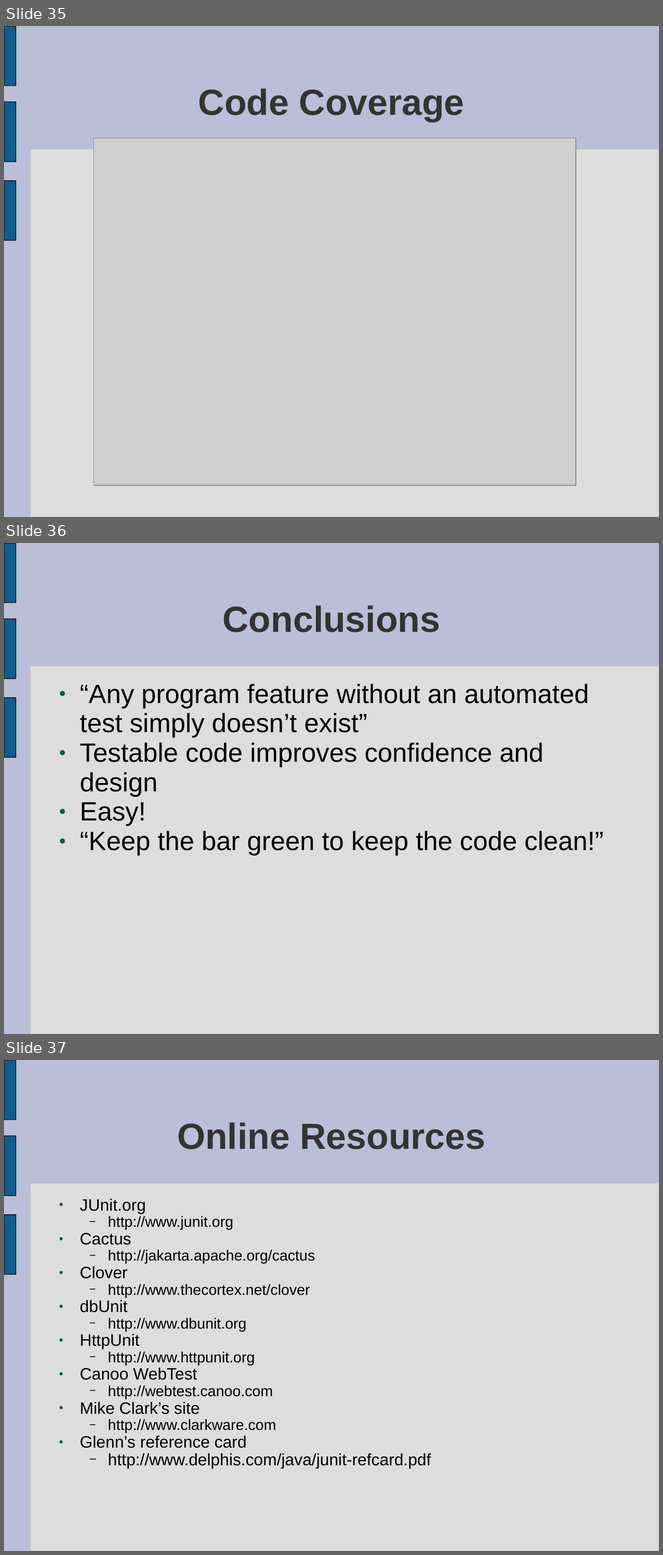
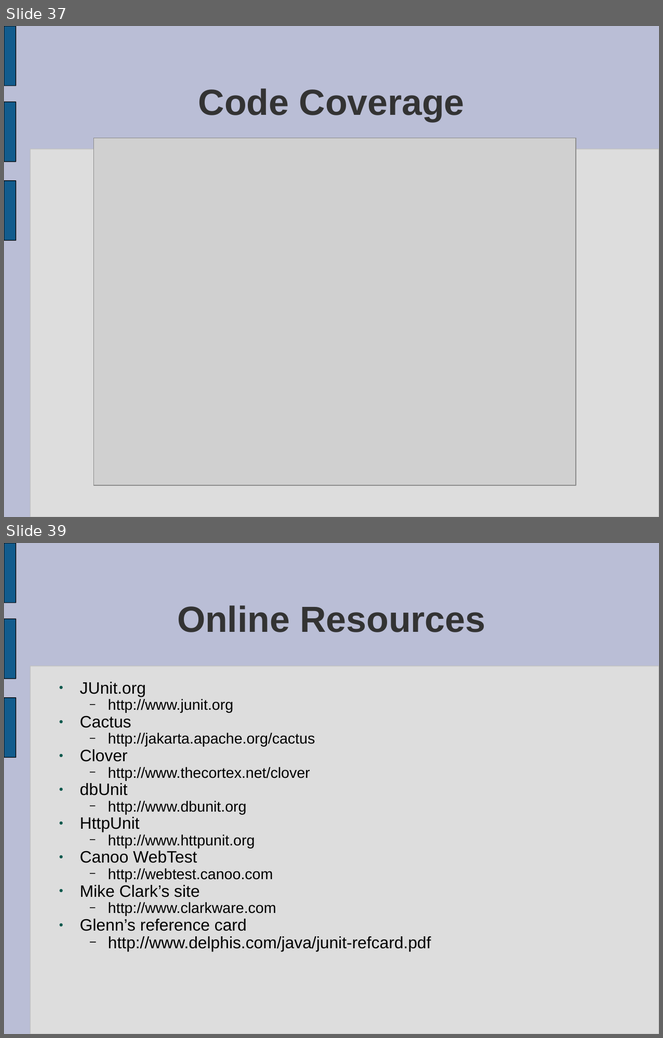
Before and after one commit to steveloughran/smartfrog, a slide deck: core/testharness/docs/XP_and_junit.ppt. Shown one above the other, each under a label of ours: slides 35, 36 and 37 before the commit, slides 37 and 39 after it; the slides between them are not shown. The pictures are 663x1555 and 663x1038 pixels, drawn with LibreOffice and Linux fonts; fonts in the diff are those of the drawing; grey boxes stand for pictures. Boxes give left, top, right and bottom in pixels: in the first picture for what was removed or moved away, otherwise in the second. Text is boxed around its words. In the diff, an @@ line names an element or a change of style, - is before the commit and + after.

```diff
--- a/core/testharness/docs/XP_and_junit.ppt
+++ b/core/testharness/docs/XP_and_junit.ppt
@@ slide 36 removed at <box>4,543,659,1034</box>, background #BABED6; not listed: 4 template elements that a slide beside it also shows @@
@@ title removed at <box>222,605,440,632</box> @@
-Conclusions
@@ text removed at <box>80,684,604,856</box> @@
-● “Any program feature without an automated test simply doesn’t exist”
-● Testable code improves confidence and design
-● Easy!
-● “Keep the bar green to keep the code clean!”
@@ what was slide 35 is now slide 37 @@
@@ what was slide 37 is now slide 39 @@
```
Also in this commit, not shown: 2 slides changed, 3 slides added, 5 other files.
